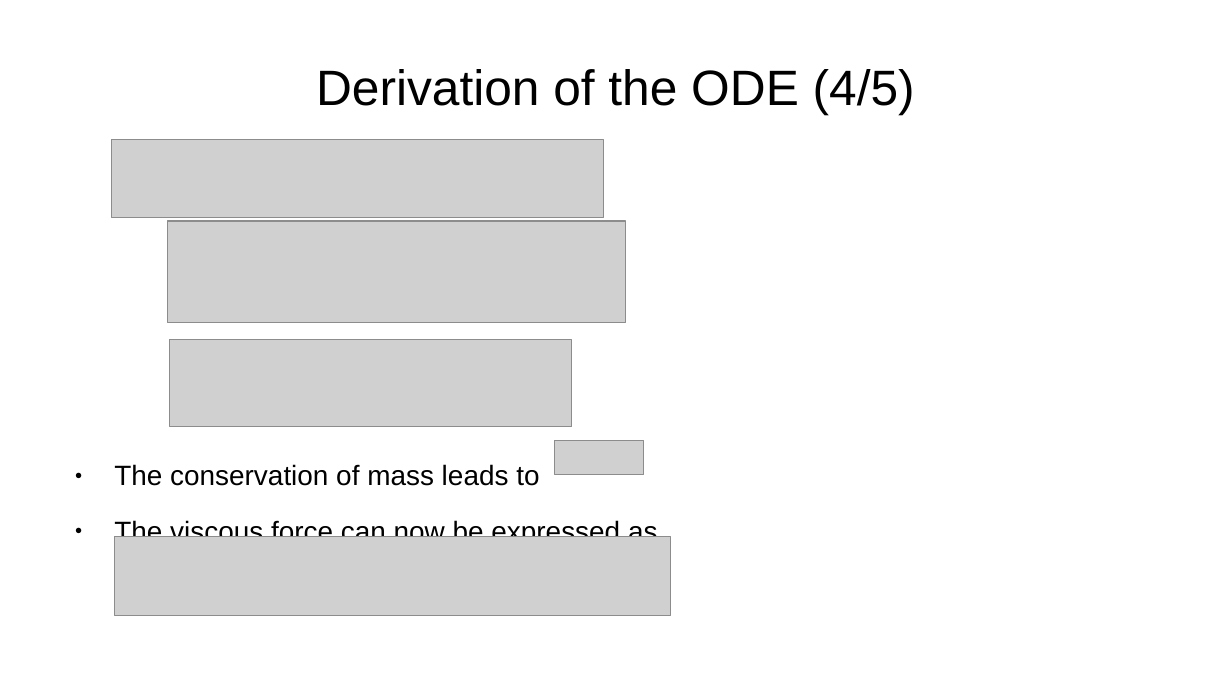
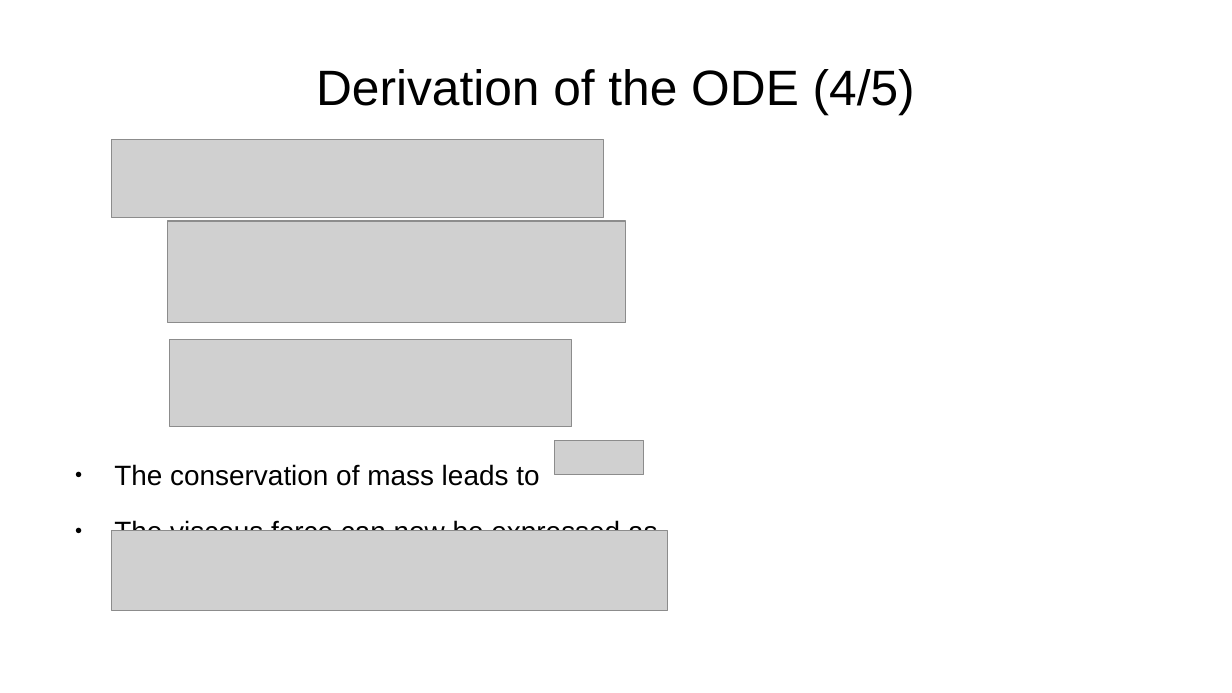
Before and after one commit to ManuelRatz/ratzVKI, a slide deck: slide 7 of Slides/equation_derivation.odp. Drawn at 1232x693 pixels with LibreOffice and Linux fonts; fonts in the diff are those of the drawing; grey boxes stand for pictures. Boxes give left, top, right and bottom in pixels: in the first picture for what was removed or moved away, otherwise in the second. Text is boxed around its words. In the diff, an @@ line names an element or a change of style, - is before the commit and + after.

```diff
--- a/Slides/equation_derivation.odp
+++ b/Slides/equation_derivation.odp
@@ text "The conservation of mass leads ..." at [114, 464, 658, 531]: indent changed @@
@@ picture: place and size @@
-picture at [115, 537, 671, 616]
+picture at [112, 531, 667, 610]
```
Also in this commit, not shown: 7 other slides changed, 3 other files.
